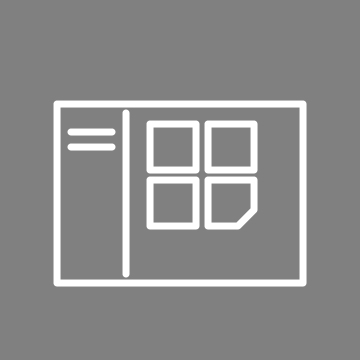
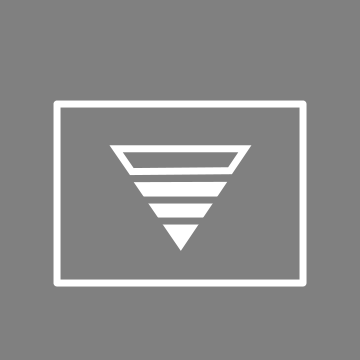
Before/after of a 360×360 layered artwork. What changed in the layer stack:
added group "kony" with 3 layers above "lyricsheet" over [67, 109, 258, 278]
added layer "Shape 8 copy" in group "kony" over [109, 145, 252, 176]
added layer "Shape 8 copy 2" in group "kony" over [133, 181, 228, 251]
added layer "Rectangle 1 copy" in group "kony" over [67, 109, 258, 278]
moved "Rectangle 3 copy 3" into group "dashboard" over [146, 176, 200, 230]
moved "Rectangle 3 copy 2" into group "dashboard" over [204, 176, 258, 230]
moved "Rectangle 3 copy" into group "dashboard" over [204, 120, 258, 174]
moved "Rectangle 3" into group "dashboard" over [146, 120, 200, 174]
moved "Shape 5 copy" into group "dashboard" over [67, 143, 116, 151]
moved "Shape 5" into group "dashboard" over [67, 128, 116, 136]
moved "Shape 4" into group "dashboard" over [122, 109, 130, 278]
moved "Rectangle 2" into group "dashboard" over [67, 109, 258, 278]
